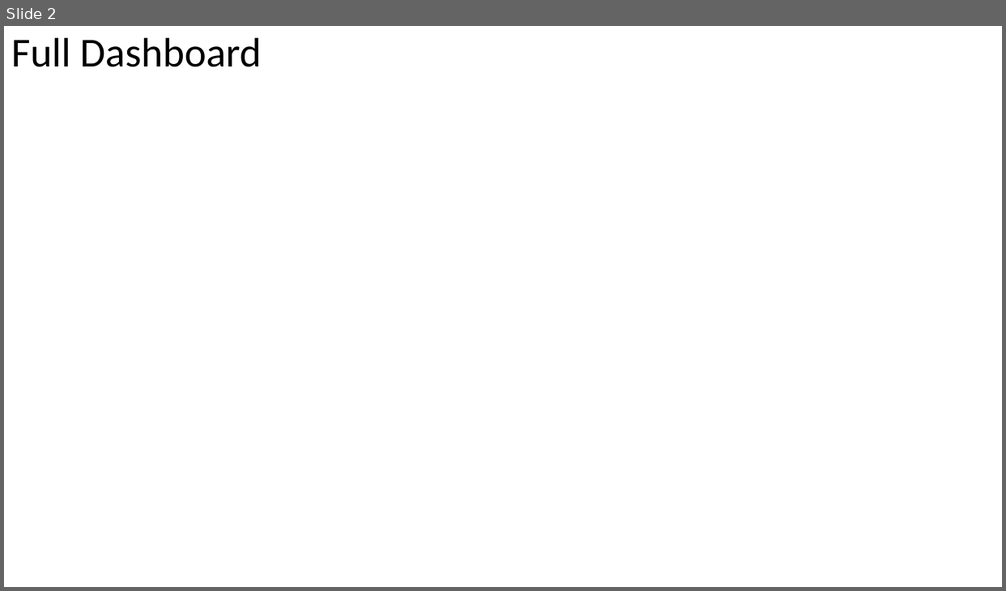
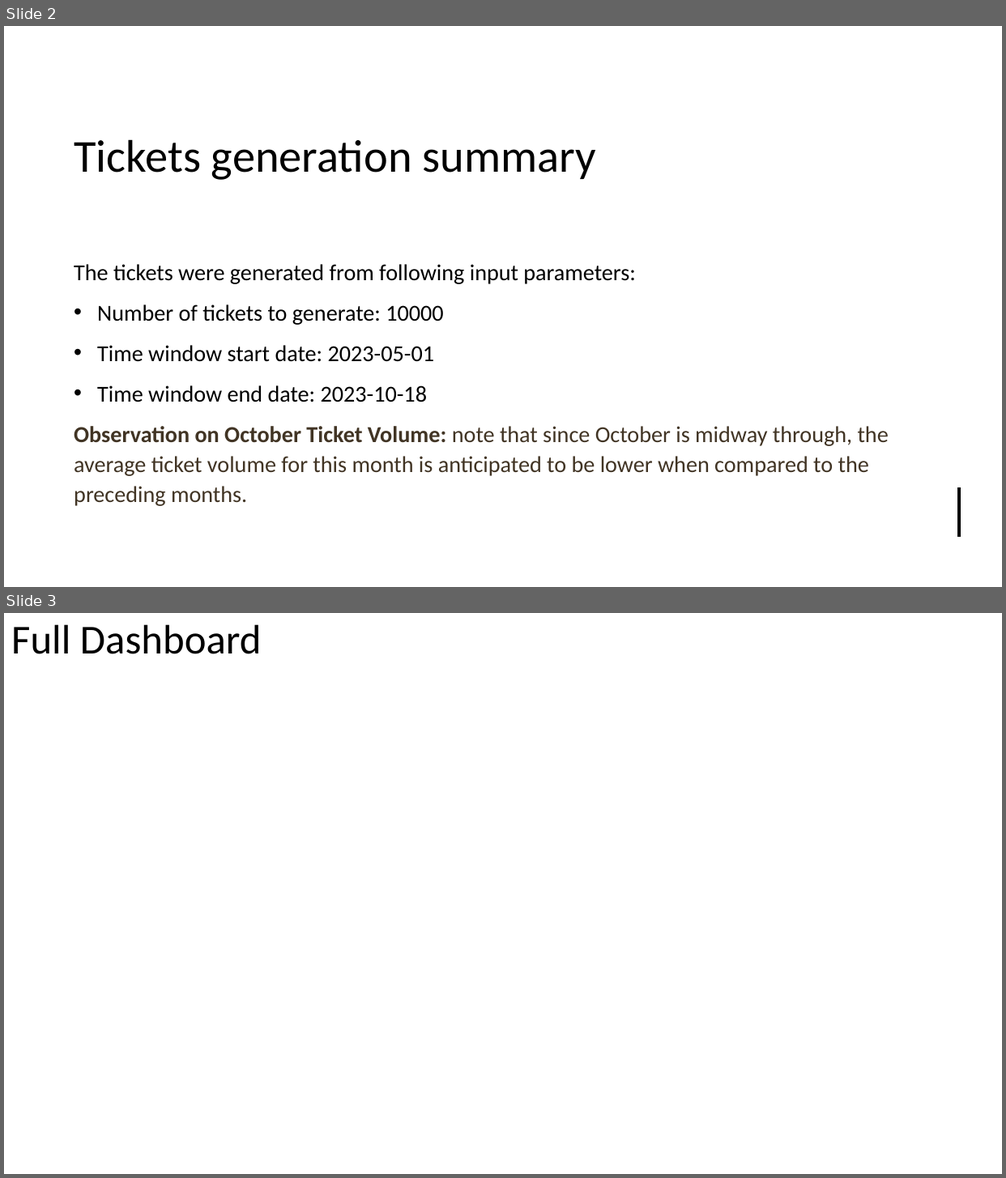
Before and after one commit to MENGSOFT-2023/ENSF607-A3, a slide deck: Incident Management Dashboard Visualization.pptx. Shown one above the other, each under a label of ours: slide 2 before the commit, slides 2 and 3 after it. The pictures are 1006x591 and 1006x1178 pixels, drawn with LibreOffice and Linux fonts; fonts in the diff are those of the drawing; background and template pictures are left out. Boxes give left, top, right and bottom in pixels: in the first picture for what was removed or moved away, otherwise in the second. Text is boxed around its words. In the diff, an @@ line names an element or a change of style, - is before the commit and + after.

```diff
--- a/Incident Management Dashboard Visualization.pptx
+++ b/Incident Management Dashboard Visualization.pptx
@@ slide 2 added at [4,26,1002,587], background #FFFFFF @@
@@ rectangle added at [4,26,1002,587], fill #FFFFFF @@
@@ rectangle added at [4,26,1002,234], fill #FFFFFF @@
@@ title added at [74,139,595,180], 44 pt, text #000000 @@
+Tickets generation summary
@@ text added at [74,264,889,506], 22 pt, text #413424 @@
+The tickets were generated from following input parameters:
+• Number of tickets to generate: 10000
+• Time window start date: 2023-05-01
+• Time window end date: 2023-10-18
+Observation on October Ticket Volume: note that since October is midway through, the average ticket volume for this month is anticipated to be lower when compared to the preceding months.
@@ line added from (959, 488) to (959, 536), #000000 3 pt @@
@@ what was slide 2 is now slide 3 @@
```
Also in this commit, not shown: 1 slide changed, 1 other file.
